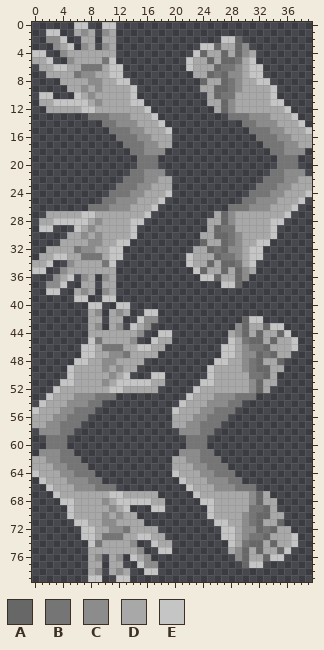
Sprite sheet: game/new/hand.png. Above is the file before it was changed.
The file is 40x80 pixels. Colours within 5 levels of each other are drawn and written as one.
Palette (. is transparent): A #676767  B #757575  C #8c8c8c  D #a8a8a8  E #c5c5c5
Pixels before (only the part around the change), first column x 0:
 2 ..CCE..DD.DD...............EEA..........
 3 ...CDE.CD.CD............EEADDAC.........
 4 EE..CDDDDDDD...........EADDADACD........
 5 DDE..CDDDDBE..........EDDADAABDE........
 6 .DDEEDDBBBDEE.........EDDDABBCDEE.......
 7 ..DDDDBCCDDEE..........DDABACCDEE.......
 8 ....DDDDCCDDEE..........ADDABCDDEE......
 9 .....DDCDCDDDDE.........DDAABCDDDDE.....
10 .EE...EDCDDDDDE..........DABBDDDDDE.....
11 .DDEEEEEDCDDDDEE.........DDACDDDDDEE....
12 ..DDDDDEEDDDDDDDE.........DACDDDDDDDE...
13 ........BBBCCCDDDE..........BBBCCCDDDE..
14 ..........BBCCCDDDE...........BBCCCDDDE.
15 ...........BBBCCDDDE...........BBBCCDDDE
16 ............BBBCCDDD............BBBCCDDD
17 .............BBBCCDD.............BBBCCDD
18 ..............BBCCC...............BBCCC.
19 ...............BBB.................BBB..
20 ...............BBB.................BBB..
21 ..............BBCCC...............BBCCC.
22 .............BBBCCDD.............BBBCCDD
23 ............BBBCCDDD............BBBCCDDD
24 ...........BBBCCDDDE...........BBBCCDDDE
25 ..........BBCCCDDDE...........BBCCCDDDE.
26 ........BBBCCCDDDE..........BBBCCCDDDE..
27 ..DDDDDEEDDDDDDDE.........DACDDDDDDDE...
28 .DDEEEEEDCDDDDEE.........DDACDDDDDEE....
29 .EE...EDCDDDDDE..........DABBDDDDDE.....
30 .....DDCDCDDDDE.........DDAABCDDDDE.....
31 ....DDDDCCDDEE..........ADDABCDDEE......
32 ..DDDDBCCDDEE..........DDABACCDEE.......
33 .DDEEDDBBBDEE.........EDDDABBCDEE.......
34 DDE..CDDDDBE..........EDDADAABDE........
35 EE..CDDDDDDD...........EADDADACD........
36 ...CDE.CD.CD............EEADDAC.........
37 ..CCE..DD.DD...............EEA..........
38 ..EE..DCD.CD............................
39 ......EE..EE............................
40 ........EE..EE..........................
41 ........DC.DCD..EE......................
42 ........DD.DD..ECC............AEE.......
43 ........DC.DC.EDC............CADDAEE....
44 ........DDDDDDDC..EE........DCADADDAE...
45 ........EBDDDDC..EDD........EDBAADADDE..
46 .......EEDBBBDDEEDD........EEDCBBADDDE..
47 .......EEDDCCBDDDD.........EEDCCABADD...
48 ......EEDDCCDDDD..........EEDDCBADDA....
49 .....EDDDDCDCDD..........EDDDDCBAADD....
50 .....EDDDDDCDE...EE......EDDDDDBBAD.....
51 ....EEDDDDCDEEEEEDD.....EEDDDDDCADD.....
52 ...EDDDDDDDEEDDDDD.....EDDDDDDDCAD......
53 ..EDDDCCCBBB..........EDDDCCCBBB........
54 .EDDDCCCBB...........EDDDCCCBB..........
55 EDDDCCBBB...........EDDDCCBBB...........
56 DDDCCBBB............DDDCCBBB............
57 DDCCBBB.............DDCCBBB.............
58 .CCCBB...............CCCBB..............
59 ..BBB.................BBB...............
60 ..BBB.................BBB...............
61 .CCCBB...............CCCBB..............
62 DDCCBBB.............DDCCBBB.............
63 DDDCCBBB............DDDCCBBB............
64 EDDDCCBBB...........EDDDCCBBB...........
65 .EDDDCCCBB...........EDDDCCCBB..........
66 ..EDDDCCCBBB..........EDDDCCCBBB........
67 ...EDDDDDDDEEDDDDD.....EDDDDDDDCAD......
68 ....EEDDDDCDEEEEEDD.....EEDDDDDCADD.....
69 .....EDDDDDCDE...EE......EDDDDDBBAD.....
70 .....EDDDDCDCDD..........EDDDDCBAADD....
71 ......EEDDCCDDDD..........EEDDCBADDA....
72 .......EEDDCCBDDDD.........EEDCCABADD...
73 .......EEDBBBDDEEDD........EEDCBBADDDE..
74 ........EBDDDDC..EDD........EDBAADADDE..
75 ........DDDDDDDC..EE........DCADADDAE...
76 ........DC.DC.EDC............CADDAEE....
77 ........DD.DD..ECC............AEE.......
78 ........DC.DCD..EE......................
79 ........EE..EE..........................
Once edited:
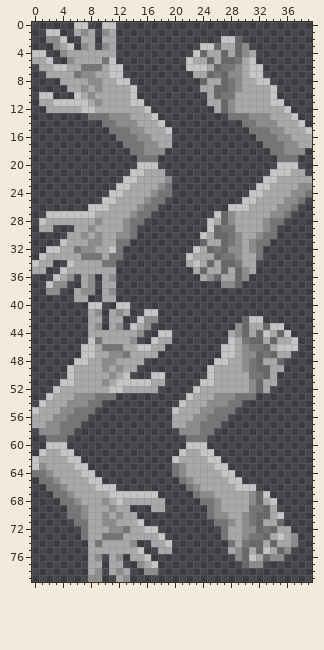
The edit:
Changed rows in their new state; - is an unchanged pixel.
first column x 23:
 6 EE
first column x 0:
20 ---------------EEE-----------------EEE--
21 --------------EEDDD---------------EEEDD-
22 -------------EEDDD-C-------------EEDDD--
23 ------------EEDDD-CB------------EEDDD-CC
24 -----------EEDDD-CBB-----------EEDDD-CCB
25 ----------EEDDD-CBB-----------EEDDD-CCB-
26 --------EEEDDD-CBB----------EEEDDD-CCB--
27 --EEEEE-------CBB---------E-------CCB---
28 -E-DDDDD-----CBB---------E-------CBB----
29 -DD---D------CB----------E-------CB-----
30 ------------CCB---------E-------CBB-----
31 ----E-------BB-----------------CBB------
32 --EE--------B----------E-------CB-------
33 -E-DD------BB------------------DB-------
34 E-D--E-----B----------DE-------D--------
35 DD--E------------------D----------------
36 ---E-C-DC-DC------------DC--------------
37 --E-C---C------------------CC-----------
38 --CC----C-DC----------------------------
39 ------DD--DD----------------------------
first column x 33:
44 E---
46 --EE
first column x 0:
60 --EEE-----------------EEE-------------
61 -EDDEE---------------EDDEE------------
62 E-DDDEE-------------E-DDDEE-----------
63 EC-DDDEE------------BC-DDDEE----------
64 BBC-DDDEE-----------BC--DDDEE---------
65 -BBC-DDDEE-----------BC--DDDEE--------
66 --BBC-DDDEEE----------BC--DDDEEE------
67 ---BBC-------EEEEE-----BCC-------E----
68 ----BBC------DDDD-------BBC-------E---
69 -----BBC-----D---DD------BC-----------
70 -----BBC-----------------BCC-------E--
71 ------BB-------E----------BBC---------
72 -------BD-------EE---------BD---------
73 -------BD------DD-E--------BD------E-C
74 --------D--------D-E--------B--------C
75 ---------------E--DD-------------E--C-
76 --------------D-E--------------E--CC--
77 ---------------CDE-------------CC-----
78 ----------------CC--------------------
79 --------CC--DC------------------------
